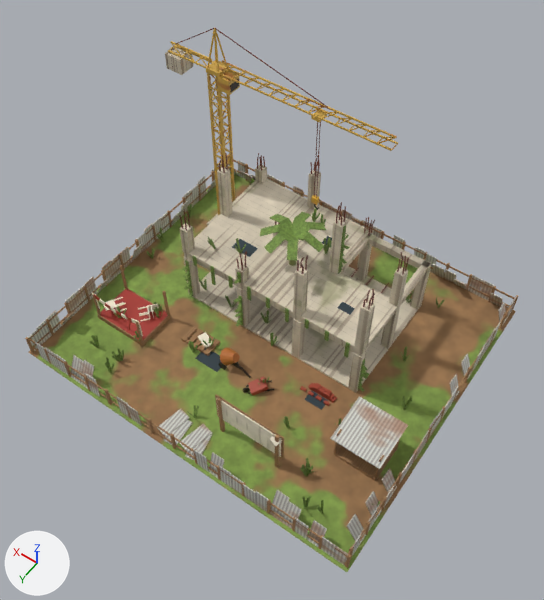
Renders of the FBX model assets/proyek_mangkrak/proyek_mangkrak.fbx from each side of a commit.
One viewpoint serves both versions: a 50 mm lens placed at (-46.6, 66.9, 113.7), pointed at (-3.0, 5.8, 17.7). Lighting does not change. The marker at lower left points along +X, +Y and +Z. The older version comes first. Vertices at exactly the same position are counted once.

Objects in the first picture: 'ProyekMangkrak_Besi', 'ProyekMangkrak_Beton', 'ProyekMangkrak_Crane', 'ProyekMangkrak_Daun', 'ProyekMangkrak_Kayu', 'ProyekMangkrak_PapanProyek', 'ProyekMangkrak_Seng', 'ProyekMangkrak_Tanah', 'ProyekMangkrak_Warna'.
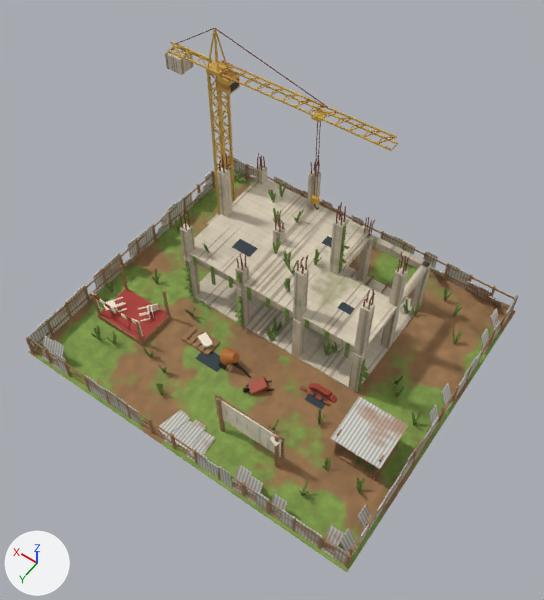
Where the newer file only moved an object's origin or applied its transform, the numbers keep the older frame.

The change in detail:
me_proyekmangkrak_seng is used by ob_proyekmangkrak_seng; location (0.0, -0.5, 2.4).
me_proyekmangkrak_seng had 784 vertices, 1176 faces and spanned x -33.5..33.4, y -29.0..30.0, z -2.3..5.5.
me_proyekmangkrak_seng now has 776 vertices, 1164 faces and spans x -33.5..33.4, y -29.0..30.0, z -2.3..5.5.
me_proyekmangkrak_seng part 1: the loose piece of 8 vertices spanning x -4.9..-2.6, y -28.9..-28.7, z -2.3..2.3 is turned 28.1 degrees about the x axis through its middle and scaled by 1.09, then moved by (-26.2, 57.4, -0.1).
me_proyekmangkrak_seng part 2: the loose piece of 8 vertices spanning x 21.7..24.0, y 27.7..29.9, z -2.3..2.0 is scaled about its middle by (1, -0.0219, 1.23), then moved by (-9.6, 1.1, 0.5).
me_proyekmangkrak_seng part 3: the loose piece of 8 vertices spanning x -31.1..-28.8, y 29.7..29.9, z -2.3..2.4 is moved by (45.6, 0.1, 0.1).
me_proyekmangkrak_seng part 4: the loose piece of 8 vertices spanning x -4.7..-1.3, y 24.4..30.0, z -2.3..-2.0 is rebuilt with 8 vertices and now spans x -4.7..-2.0, y 24.5..29.8, z -2.3..-2.0.
me_proyekmangkrak_seng part 5: the loose piece of 8 vertices spanning x -3.5..0.0, y 23.6..29.2, z -2.2..-1.8 is rebuilt with 8 vertices and now spans x -2.3..0.4, y 23.6..29.0, z -2.2..-1.8.
me_proyekmangkrak_seng part 6: the loose piece of 8 vertices spanning x 19.3..21.6, y 27.4..29.9, z -2.3..2.3 is deleted.
me_proyekmangkrak_seng part 7: 150 vertices moved from x -33.5..33.4, y -28.9..30.0, z -2.3..2.9 to x -33.5..33.4, y -28.9..30.0, z 1.7..2.9; 234 vertices removed from x -33.5..33.4, y -28.9..30.0, z -2.3..2.9; 234 vertices added at x -33.5..33.4, y -28.9..30.0, z -2.3..2.9.
me_proyekmangkrak_seng part 8: 106 kept faces spanning x -33.5..33.3, y -28.9..30.0, z -2.3..2.8 get new texture (UV) coordinates.
me_proyekmangkrak_daun is used by ob_proyekmangkrak_daun; location (2.8, -0.8, 5.2).
me_proyekmangkrak_daun had 2704 vertices, 4056 faces and spanned x -35.6..29.8, y -26.9..27.9, z -5.1..19.3.
me_proyekmangkrak_daun now has 2592 vertices, 3888 faces and spans x -30.8..31.5, y -26.2..31.7, z -4.4..20.0.
me_proyekmangkrak_daun part 9: 305 loose pieces with 2440 vertices, spanning x -35.6..29.8, y -26.9..27.9, z -5.1..19.3, are deleted.
me_proyekmangkrak_daun part 10: 8 vertices removed from x -15.1..-13.9, y -15.4..-14.7, z -5.1..-2.2; 1672 vertices added at x -30.8..31.5, y -26.2..27.5, z -4.4..20.0.
me_proyekmangkrak_daun part 11: 8 vertices removed from x 15.5..16.3, y 21.5..22.4, z -5.1..-1.9; 240 vertices added at x 7.3..30.7, y 20.0..31.7, z -4.4..-1.0.
Other edits to the shape of me_proyekmangkrak_daun do not show in these pictures.
Object 'ProyekMangkrak_Daun' (ob_proyekmangkrak_daun) moves from (2.8, -0.8, 5.2) to (0.1, -2.9, 4.5).

Pixel boxes [x1, y1, x2, y2] of what changed, in the pictures (544 x 600 px; the box of a moved part takes in the faces that stretch with it):
'ProyekMangkrak_Seng', reshaped: before [28, 160, 517, 566]; after [27, 155, 517, 566]
'ProyekMangkrak_Daun', reshaped, moved (15% wider): before [79, 178, 445, 514]; after [42, 169, 463, 496]
part 1 of me_proyekmangkrak_seng, moved or reshaped: before [372, 226, 383, 238]; after [321, 524, 344, 557]
part 2 of me_proyekmangkrak_seng, moved or reshaped: before [71, 355, 84, 383]; after [105, 388, 120, 411]
part 3 of me_proyekmangkrak_seng, moved or reshaped: before [321, 536, 336, 557]; after [95, 383, 108, 403]
part 4 of me_proyekmangkrak_seng, rebuilt: before [185, 435, 212, 460]; after [186, 431, 215, 461]
part 5 of me_proyekmangkrak_seng, rebuilt (9% narrower, 7% taller): before [179, 423, 212, 452]; after [177, 420, 207, 451]
part 6 of me_proyekmangkrak_seng, deleted: before [80, 360, 94, 389]
part 7 of me_proyekmangkrak_seng, moved or reshaped: before [28, 160, 506, 559]; after [27, 157, 512, 559]
part 8 of me_proyekmangkrak_seng, surface changed: before [120, 174, 503, 536]; after [124, 175, 501, 537]
part 9 of me_proyekmangkrak_daun, deleted: before [79, 178, 445, 514]
part 10 of me_proyekmangkrak_daun, built on: after [105, 182, 463, 496]
part 11 of me_proyekmangkrak_daun, built on: before [122, 349, 124, 360]; after [42, 326, 168, 395]
